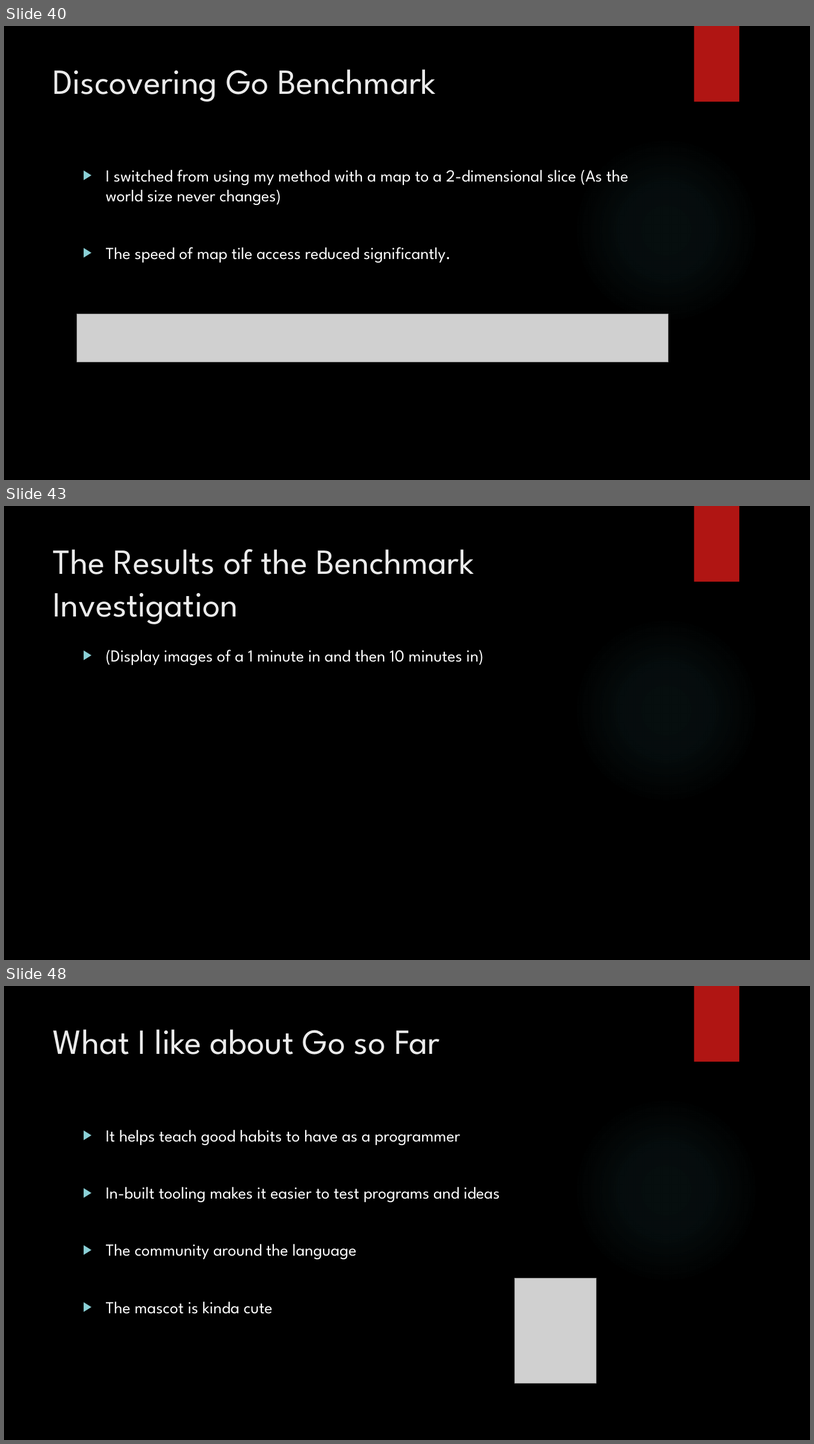
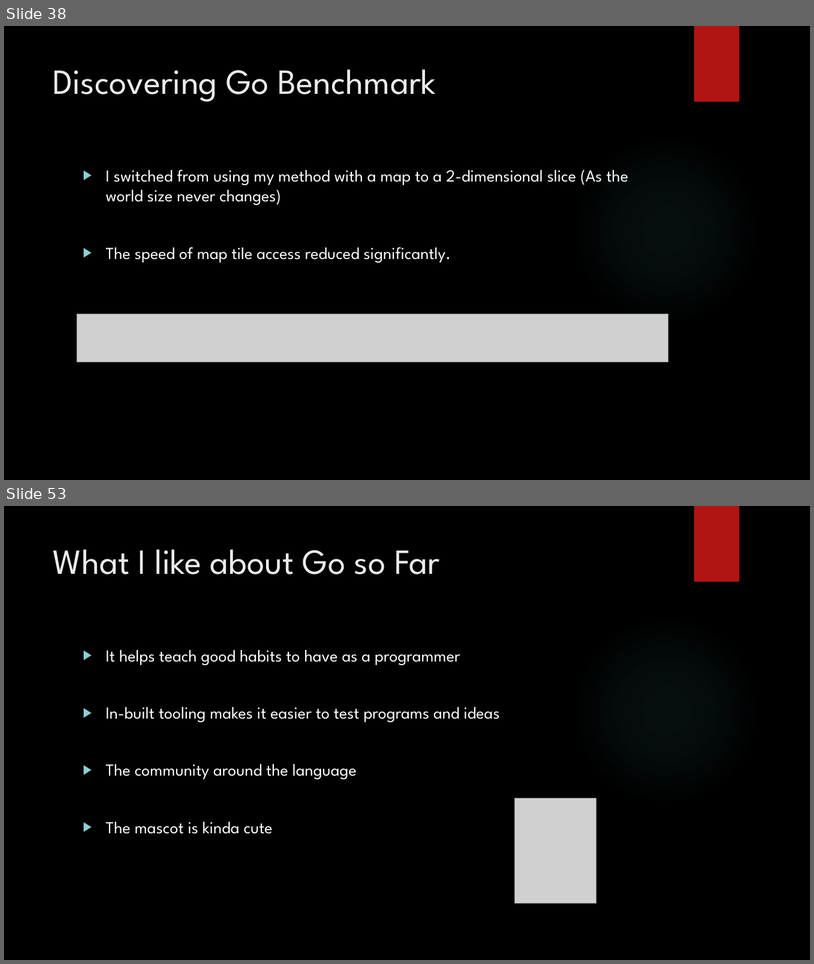
Before and after one commit to jaminologist/GopherLife, a slide deck: GopherLife.pptx. Shown one above the other, each under a label of ours: slides 40, 43 and 48 before the commit, slides 38 and 53 after it; the slides between them are not shown. The pictures are 814x1444 and 814x964 pixels, drawn with LibreOffice and Linux fonts; fonts in the diff are those of the drawing; grey boxes stand for pictures; background and template pictures are left out. Boxes give left, top, right and bottom in pixels: in the first picture for what was removed or moved away, otherwise in the second. Text is boxed around its words. In the diff, an @@ line names an element or a change of style, - is before the commit and + after.

```diff
--- a/GopherLife.pptx
+++ b/GopherLife.pptx
@@ slide 43 removed at (4, 506, 810, 960), background picture (left out); not listed: 2 template elements that a slide beside it also shows @@
@@ title removed at (53, 549, 474, 624) @@
-The Results of the Benchmark Investigation
@@ text removed at (106, 649, 484, 665) @@
-▶ (Display images of a 1 minute in and then 10 minutes in)
@@ what was slide 40 is now slide 38 @@
@@ what was slide 48 is now slide 53 @@
```
Also in this commit, not shown: 7 slides changed, 14 slides added, 8 other slides removed, 9 other files.
